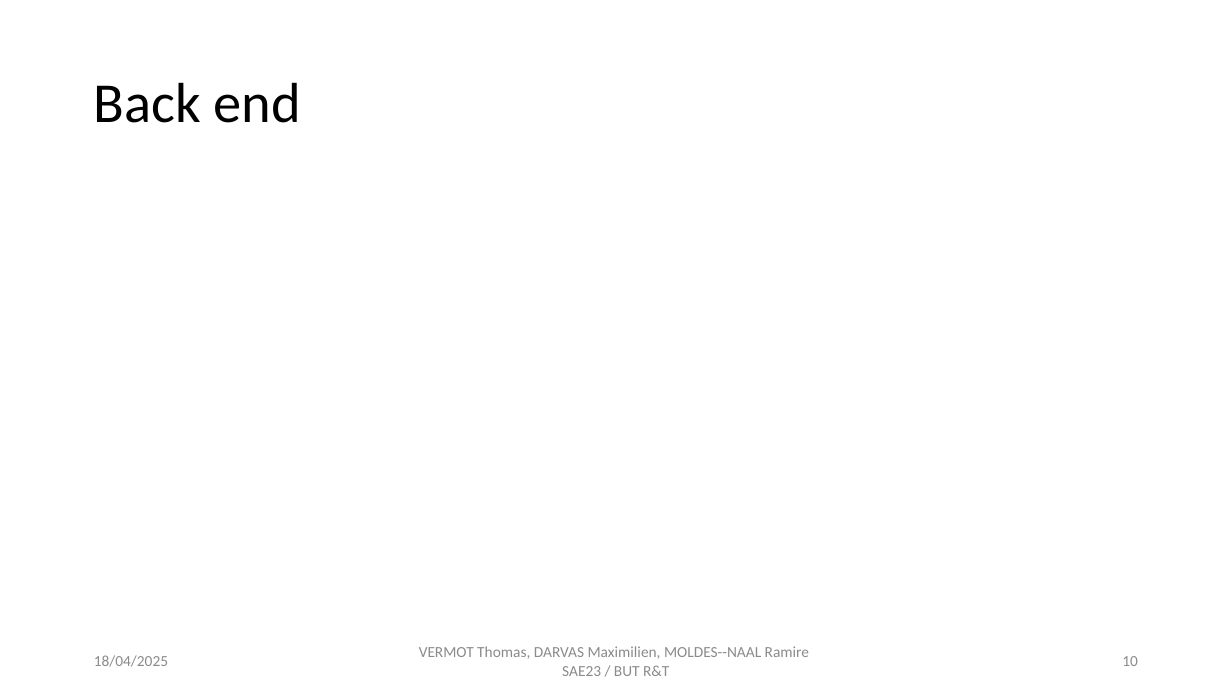
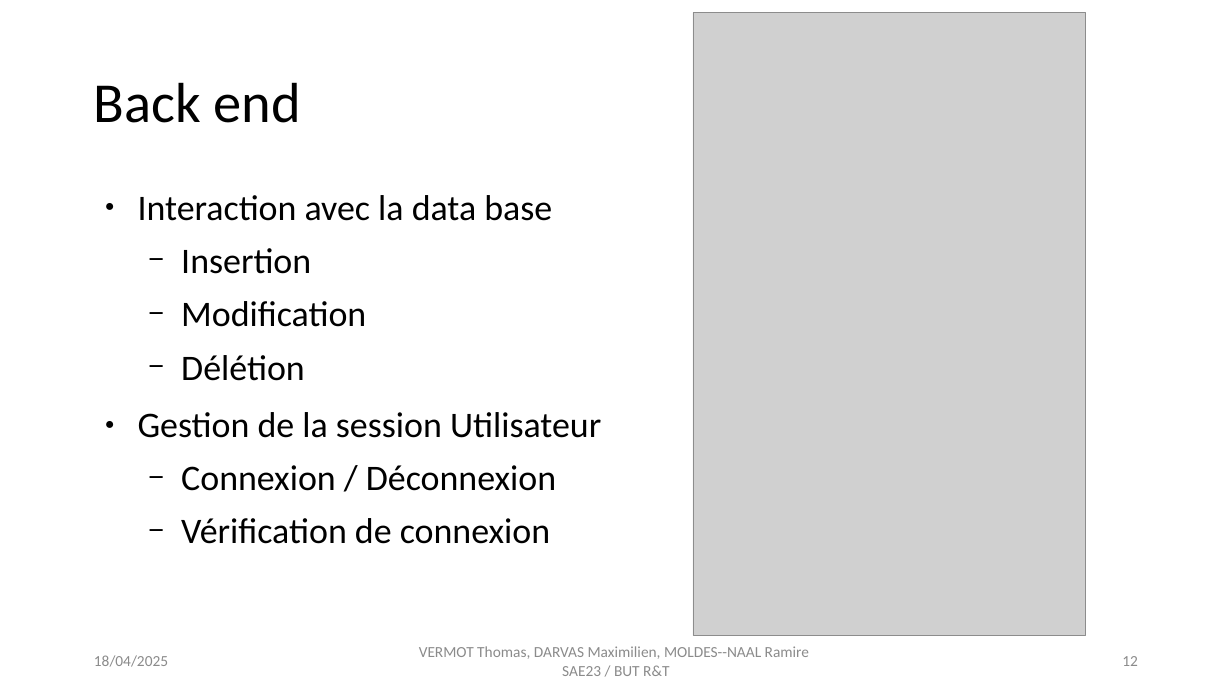
Before and after one commit to smaugue/SAE2.3, a slide deck: slide 12 of Présenation 2.3.pptx (slide 10 before the commit). Drawn at 1232x693 pixels with LibreOffice and Linux fonts; fonts in the diff are those of the drawing; grey boxes stand for pictures. Boxes give left, top, right and bottom in pixels: in the first picture for what was removed or moved away, otherwise in the second. Text is boxed around its words. In the diff, an @@ line names an element or a change of style, - is before the commit and + after.

```diff
--- a/Présenation 2.3.pptx
+++ b/Présenation 2.3.pptx
@@ picture added at [693, 13, 1086, 636] @@
@@ text added at [138, 195, 601, 544], 28 pt, text #000000 @@
+● Interaction avec la data base
+  − Insertion
+  − Modification
+  − Délétion
+● Gestion de la session Utilisateur
+  − Connexion / Déconnexion
+  − Vérification de connexion
@@ page number at [1122, 656, 1138, 666]: text changed @@
-10
+12
```
Also in this commit, not shown: 5 other slides changed, 2 slides added, 14 other files.
